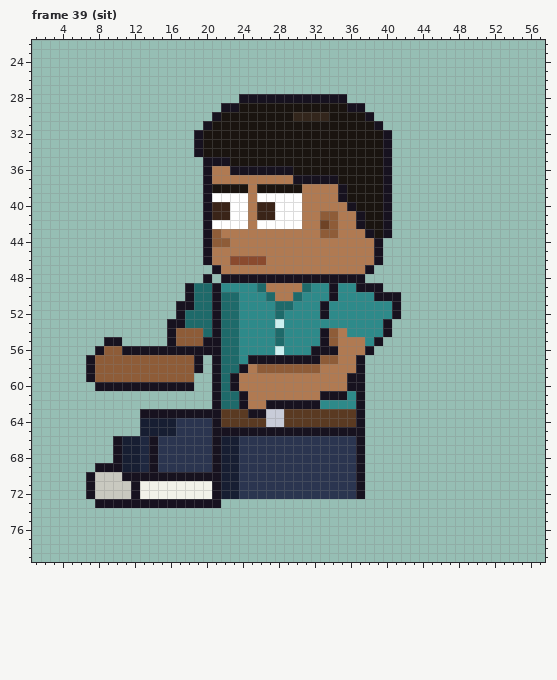
Two states of a pixel-art file, sprites/expo/expo_vendh_left_anim.aseprite. Above: the version before the commit.
64x80 pixels, 129 frames. Shown: frame 39 (sit): x 1..57, y 22..79. The old version is drawn lined up with the new one. The commit also changed other frames, which this record leaves out.
The result:
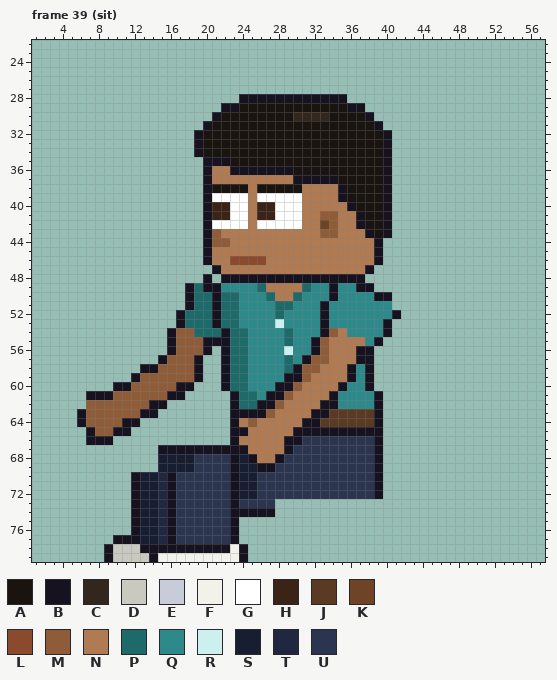
Palette (. is transparent): A #1a1410  B #17121f  C #33261c  D #c9c9c0  E #c8ccd8  F #f2f2ea  G #ffffff  H #3a2418  J #5a3a22  K #6e4326  L #8a4a2e  M #8e5c38  N #b07a52  P #1e6a6a  Q #2e8a8a  R #ccf0f0  S #171e32  T #1f2840  U #2b3550
Diff:
whole drawing moved by -2,-6 (the old picture is shown already moved)
--- frame 39 (sit)
@@ x 1..57 @@
 48 ...................B.BBBBBBBBBBBBBBBB....................
-49 .................BPPBQQQQPNNNNPQQBQQBBB..................
-50 .................BPPBPPQQQPNNPQQQBQQQQBBB................
-51 ................BBPPBPPQQQQPPQQQBQQQQQQQB................
+49 .................BPBBQQQQPNNNNPQQBQQBB...................
+50 .................BPPBPPQQQPNNPQQQBQQQQBB.................
+51 .................BPPBPPQQQQPPQQQBQQQQQQQ.................
 52 ................BPPPBPPQQQQPQQQQBQQQQQQQB................
-53 ...............BBPPPBPPQQQQRQQQQQQQQQQQB.................
-54 ...............BMMMPBPPQQQQPQQQQBMNQQQQB.................
-55 ........BB.....BMMMBBPPQQQQPQQQQBMNNNQB..................
-56 .......BMMBBBBBBBBBBBPPQQQQRQQQBBBNNNB...................
-57 ......BMMMMMMMMMMMB.BPPQBBBBBBBBMMNNB....................
-58 ......BMMMMMMMMMMMB.BPPBNMMMMMMMNNNNB....................
-59 ......BMMMMMMMMMMM..BPBNNNNNNNNNNNNBB....................
-60 .......BBBBBBBBBBB..BPBNNNNNNNNNNNNBB....................
-61 ....................BPPBNNNNNNNNBBBQB....................
-62 ....................BPPBNNBBBBBBQQQQB....................
-63 ............BBBBBBBBBJJJBBEEJJJJJJJJB....................
-64 ............SSSSUUUUBJJJJJEEJJJJJJJJB....................
-65 ............SSSSUUUUBBBBBBBBBBBBBBBBB....................
-66 .........BSSTBUUUUUUBSSUUUUUUUUUUUUUB....................
-67 .........BSSTBUUUUUUBSSUUUUUUUUUUUUUB....................
-68 .........BSSTBUUUUUUBSSUUUUUUUUUUUUUB....................
-69 .......BBBSSTBUUUUUUBSSUUUUUUUUUUUUUB....................
-70 ......BDDDBBBBBBBBBBBSSUUUUUUUUUUUUUB....................
-71 ......BDDDDBFFFFFFFFBSSUUUUUUUUUUUUUB....................
-72 ......BDDDDBFFFFFFFFBSSUUUUUUUUUUUUUB....................
-73 .......BBBBBBBBBBBBBB....................................
-74 .........................................................
-75 .........................................................
-76 .........................................................
-77 .........................................................
-78 .........................................................
-79 .........................................................
+53 ................BPPPBPPQQQQRQQQQBQQQQQQB.................
+54 ...............BMMPPPBPPQQQQPQQQBMNQQQQB.................
+55 ...............BMMMBBBPPQQQQPQQBMNNNNQB..................
+56 ...............BMMMB.BPPQQQQRQQBMNNNBB...................
+57 ..............BMMMB..BPPQQQQPQBMMNNNBB...................
+58 ............BBMMMMB..BPPQQQQPBMMNNNBQB...................
+59 ...........BMMMMMMB..BPPQQQQBBMNNNNBQB...................
+60 .........BBMMMMMBB...BPPQQQBBMNNNNBQQB...................
+61 ......BBBMMMMMMBB.....BPPQBBMNNNNBQQQQB..................
+62 ......MMMMMMMBB.......BPPBBMNNNNBBQQQQB..................
+63 .....BMMMMMMBB........BBBBMNNNNBBJJJJJB..................
+64 .....BMMMMBB..........BNMNNNNNBBJJJJJJB..................
+65 ......BMMBB...........BBNNNNNBBBBBBBBBB..................
+66 ......BBB.............BNNNNNBBUUUUUUUUB..................
+67 ..............BBBBBBBBBBNNNNBUUUUUUUUUB..................
+68 ..............SSSSUUUUBSBNNBUUUUUUUUUUB..................
+69 ..............SSSSUUUUBSSBBUUUUUUUUUUUB..................
+70 ...........BSSTBUUUUUUBSSUUUUUUUUUUUUUB..................
+71 ...........BSSTBUUUUUUBSSUUUUUUUUUUUUUB..................
+72 ...........BSSTBUUUUUUBSSUUUUUUUUUUUUUB..................
+73 ...........BSSTBUUUUUUBUUUU..............................
+74 ...........BSSTBUUUUUUBBBBB..............................
+75 ...........BSSTBUUUUUUB..................................
+76 ...........BSSTBUUUUUUB..................................
+77 .........BBBSSTBUUUUUUB..................................
+78 ........BDDDBBBBBBBBBBFB.................................
+79 ........BDDDDBFFFFFFFFFB.................................
Changed places in both pictures, as pixel boxes (x1, y1, x2, y2):
changed: (77, 283, 401, 562)
